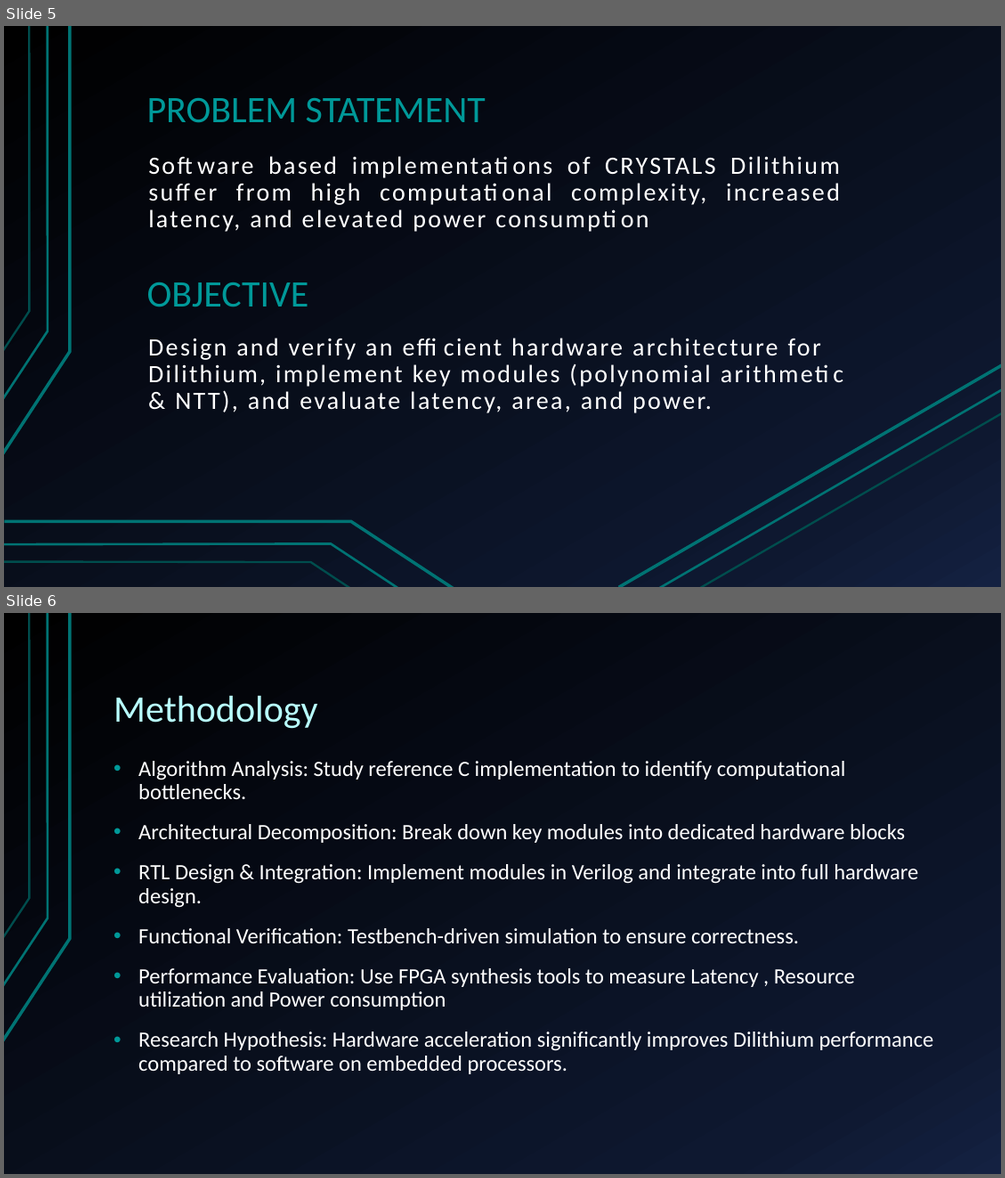
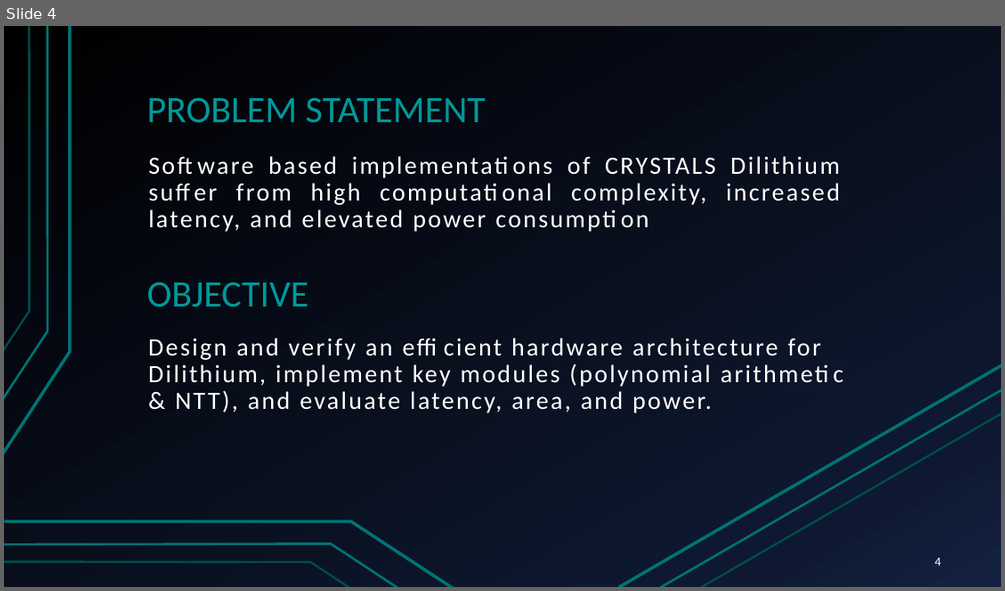
Before and after one commit to AbdulAhad36/dilithium-hp-hw, a slide deck: docs/report/midyear-evalutaion-presentation.pptx. Shown one above the other, each under a label of ours: slides 5 and 6 before the commit, slide 4 after it. The pictures are 1005x1178 and 1005x591 pixels, drawn with LibreOffice and Linux fonts; fonts in the diff are those of the drawing. Boxes give left, top, right and bottom in pixels: in the first picture for what was removed or moved away, otherwise in the second. Text is boxed around its words. In the diff, an @@ line names an element or a change of style, - is before the commit and + after.

Commit message:
docs: add post-midyear verification plans and evaluation assets

```diff
--- a/docs/report/midyear-evalutaion-presentation.pptx
+++ b/docs/report/midyear-evalutaion-presentation.pptx
@@ slide 6 removed at [4,613,1001,1174], background gradient #000000 to #0F1931 to #142242; not listed: 3 template elements that a slide beside it also shows @@
@@ title removed at [113,696,317,729] @@
-Methodology
@@ text removed at [138,761,934,1074] @@
-• Algorithm Analysis: Study reference C implementation to identify computational bottlenecks.
-• Architectural Decomposition: Break down key modules into dedicated hardware blocks
-• RTL Design & Integration: Implement modules in Verilog and integrate into full hardware design.
-• Functional Verification: Testbench-driven simulation to ensure correctness.
-• Performance Evaluation: Use FPGA synthesis tools to measure Latency , Resource utilization and Power consumption
-• Research Hypothesis: Hardware acceleration significantly improves Dilithium performance compared to software on embedded processors.
@@ what was slide 5 is now slide 4 @@
@@ slide 4 changed as well @@
@@ page number added at [935,557,941,565], 12 pt, text #FFFFFF @@
+4
```
Also in this commit, not shown: 16 other slides changed, 2 slides added, 9 other files.
